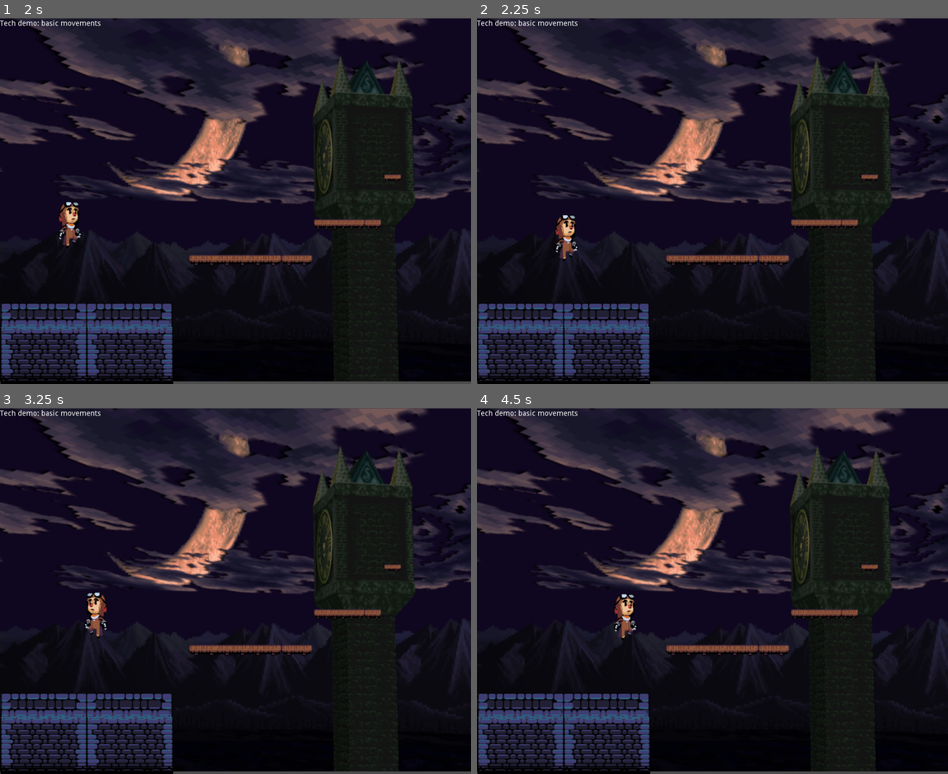
Above: before the commit, frames 1-4 (two rows, left to right).
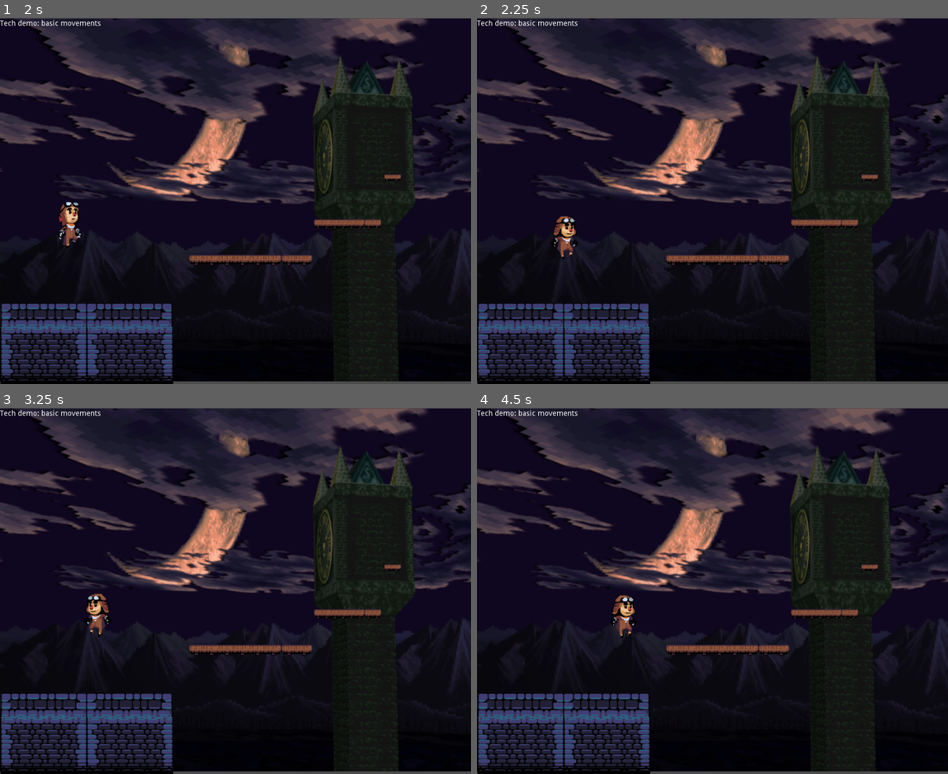
Above: after the commit, the same moments.

Repository: Jonathas-Conceicao/Souls-Of-Alanis
Game: Godot game, scene res://scene/mainmenu.tscn
Two runs of this game, one before a commit and one after it. Both use one fixed random seed, a clock stepped at 60 frames per second and the inputs below.
Inputs (mouse positions are in pixels of both pictures, inside the frame that each line leads up to):
- Up to frame 1 (2 s): click (235, 186) at 0.5 s; tap Enter at 1.25 s; hold Right (ui_right) from 1.28 s (still down); tap Up (ui_up) at 1.35, 1.52, 1.82 s
- Up to frame 2 (2.25 s): keep holding Right (ui_right); tap Up (ui_up) at 2.1 s
- Up to frame 3 (3.25 s): tap Up (ui_up) at 2.27, 2.57, 2.85 s; release Right (ui_right) at 2.78 s; hold Left (ui_left) from 2.78 s (still down)
- Up to frame 4 (4.5 s): release Left (ui_left) at 3.53 s; hold Right (ui_right) from 3.53 s (still down); tap Up (ui_up) at 3.6, 3.77, 4.07, 4.35 s

Frame 1 is identical in both runs. In frame 2, 0.3% of the frame differs, in the area x 16-22%, y 53-67%; in frame 3, 0.4%; in frame 4, 0.4%, in the area x 28-34%, y 50-64%.

Commit message:
Jumpping animation fixed

Diff:
--- a/projects/SoulsOfAlanis/scene/mainmenu.tscn
+++ b/projects/SoulsOfAlanis/scene/mainmenu.tscn
@@ -6,7 +6,7 @@
 [ext_resource path="res://art/main_menu/label_continue.png" type="Texture" id=4]
 [ext_resource path="res://art/main_menu/label_options.png" type="Texture" id=5]
 
-[node name="Node" type="Node" index="0"]
+[node name="Node" type="Node"]
 
 script = ExtResource( 1 )
 
--- a/projects/SoulsOfAlanis/scene/player.tscn
+++ b/projects/SoulsOfAlanis/scene/player.tscn
@@ -2,16 +2,16 @@
 
 [ext_resource path="res://script/player.gd" type="Script" id=1]
 [ext_resource path="res://art/player/Idle0.png" type="Texture" id=2]
-[ext_resource path="res://art/player/Jump0.png" type="Texture" id=3]
-[ext_resource path="res://art/player/Jump1.png" type="Texture" id=4]
-[ext_resource path="res://art/player/Jump3.png" type="Texture" id=5]
-[ext_resource path="res://art/player/Jump4.png" type="Texture" id=6]
-[ext_resource path="res://art/player/Run0.png" type="Texture" id=7]
-[ext_resource path="res://art/player/Run1.png" type="Texture" id=8]
-[ext_resource path="res://art/player/Run2.png" type="Texture" id=9]
-[ext_resource path="res://art/player/Run3.png" type="Texture" id=10]
-[ext_resource path="res://art/player/Run4.png" type="Texture" id=11]
-[ext_resource path="res://art/player/Run7.png" type="Texture" id=12]
+[ext_resource path="res://art/player/Run0.png" type="Texture" id=3]
+[ext_resource path="res://art/player/Run1.png" type="Texture" id=4]
+[ext_resource path="res://art/player/Run2.png" type="Texture" id=5]
+[ext_resource path="res://art/player/Run3.png" type="Texture" id=6]
+[ext_resource path="res://art/player/Run4.png" type="Texture" id=7]
+[ext_resource path="res://art/player/Run7.png" type="Texture" id=8]
+[ext_resource path="res://art/player/Jump0.png" type="Texture" id=9]
+[ext_resource path="res://art/player/Jump1.png" type="Texture" id=10]
+[ext_resource path="res://art/player/Jump3.png" type="Texture" id=11]
+[ext_resource path="res://art/player/Jump4.png" type="Texture" id=12]
 
 [sub_resource type="SpriteFrames" id=1]
 
@@ -21,15 +21,20 @@
 "name": "idle",
 "speed": 5.0
 }, {
-"frames": [ ExtResource( 3 ), ExtResource( 4 ), ExtResource( 5 ), ExtResource( 6 ) ],
-"loop": true,
-"name": "jumping",
-"speed": 10.0
-}, {
-"frames": [ ExtResource( 7 ), ExtResource( 8 ), ExtResource( 9 ), ExtResource( 10 ), ExtResource( 11 ), ExtResource( 12 ) ],
+"frames": [ ExtResource( 3 ), ExtResource( 4 ), ExtResource( 5 ), ExtResource( 6 ), ExtResource( 7 ), ExtResource( 8 ) ],
 "loop": true,
 "name": "moving",
 "speed": 10.0
+}, {
+"frames": [ ExtResource( 9 ), ExtResource( 10 ), ExtResource( 10 ) ],
+"loop": false,
+"name": "jumping",
+"speed": 1.5
+}, {
+"frames": [ ExtResource( 11 ), ExtResource( 12 ) ],
+"loop": false,
+"name": "falling",
+"speed": 1.5
 } ]
 
 [sub_resource type="RectangleShape2D" id=2]
@@ -37,9 +42,8 @@
 custom_solver_bias = 0.0
 extents = Vector2( 10, 10 )
 
-[node name="player" type="KinematicBody2D"]
+[node name="player" type="KinematicBody2D" index="0"]
 
-editor/display_folded = true
 scale = Vector2( 1.375, 1.375 )
 input_pickable = false
 collision_layer = 1
@@ -56,9 +60,12 @@
 position = Vector2( 0, 3.05176e-05 )
 frames = SubResource( 1 )
 animation = "idle"
+playing = true
 
 [node name="CollisionShape2D" type="CollisionShape2D" parent="." index="1"]
 
 position = Vector2( 1.59936, 4.73897 )
 scale = Vector2( 1.07663, 2.75881 )
 shape = SubResource( 2 )
+
+[connection signal="animation_finished" from="sprite" to="." method="_on_sprite_animation_finished"]
--- a/projects/SoulsOfAlanis/script/player.gd
+++ b/projects/SoulsOfAlanis/script/player.gd
@@ -10,24 +10,30 @@
 
 func _physics_process(delta):
 	motion.y += GRAVITY
-
+	if is_on_floor():
+		if $sprite.animation != "moving":
+			$sprite.play("idle")
+		if Input.is_action_just_pressed("ui_up"):
+			motion.y = -350
+			if $sprite.animation != "jumping":
+				$sprite.play("jumping")
+	elif $sprite.animation != "jumping" && $sprite.animation != "falling":
+		$sprite.play("falling")
 	if Input.is_action_pressed("ui_right"):
 		motion.x = SPEED
 		$sprite.flip_h = false
-		$sprite.play("moving")
+		if $sprite.animation == "idle":
+			$sprite.play("moving")
 	elif Input.is_action_pressed("ui_left"):
 		motion.x = -SPEED
 		$sprite.flip_h = true
-		$sprite.play("moving")
+		if $sprite.animation == "idle":
+			$sprite.play("moving")
 	else:
 		motion.x = 0
-		$sprite.play("idle")
-
-	if is_on_floor():
-		if Input.is_action_just_pressed("ui_up"):
-			motion.y = -350
-			$sprite.play("jumping")
-	else:
-		$sprite.play("jumping")
 
 	motion = move_and_slide(motion, UP)
+
+func _on_sprite_animation_finished():
+	if $sprite.animation == "jumping":
+		$sprite.play("falling")
